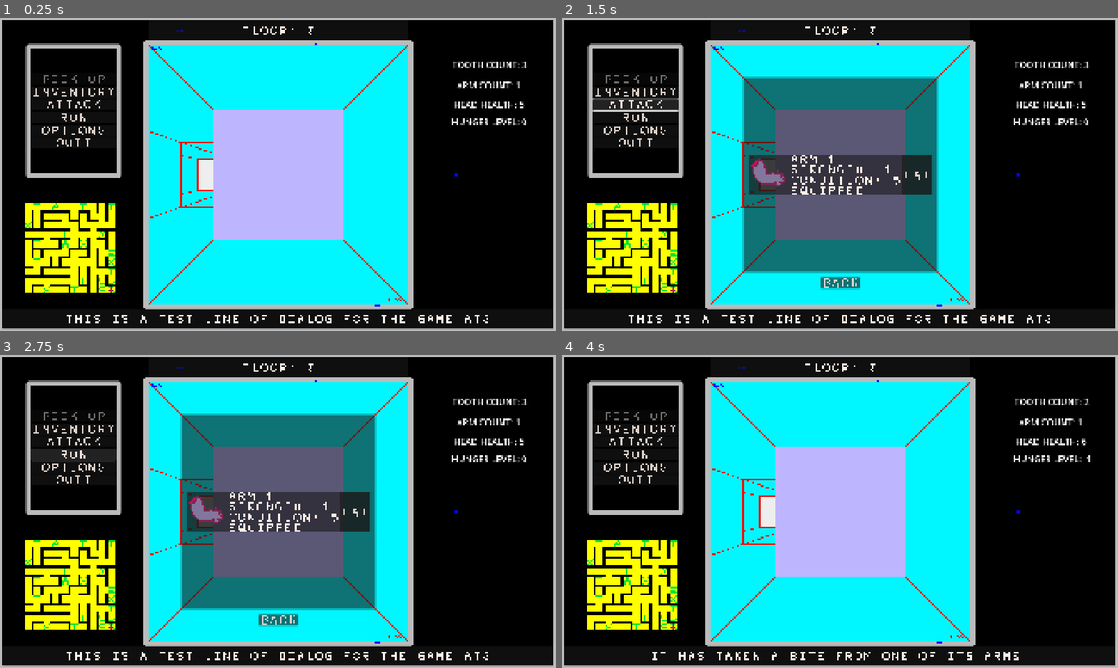
Above: before the commit, frames 1-4 (two rows, left to right).
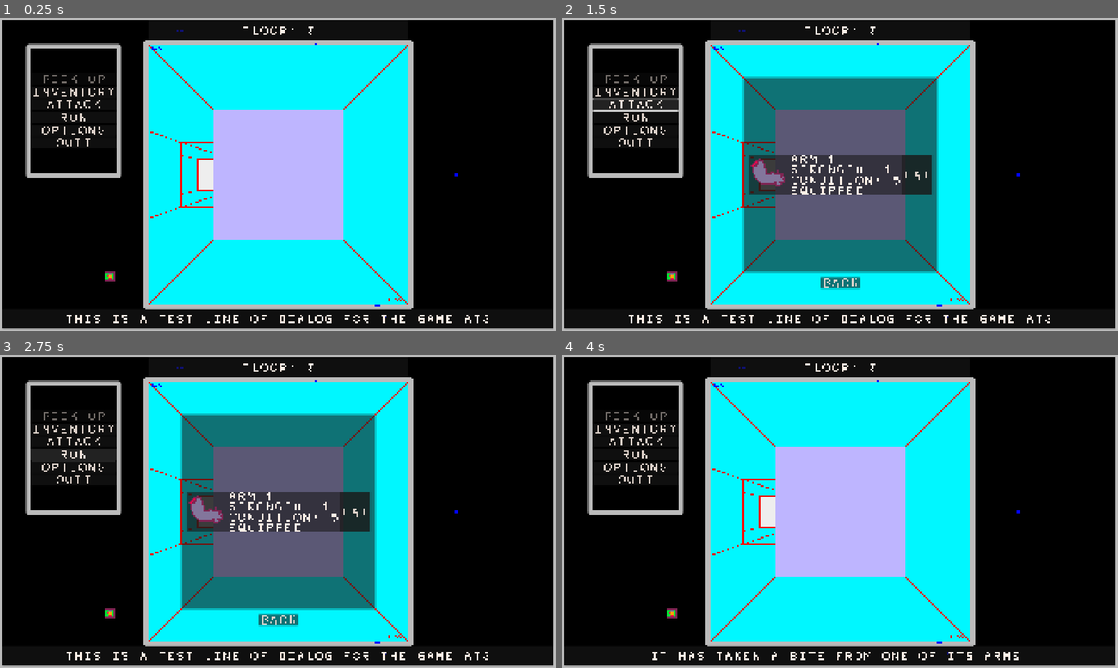
Above: after the commit, the same moments.

Repository: sym-z/arm-to-the-teeth
Game: Godot game, scene res://scenes/testing_level/testing_level.tscn
Two runs of this game, one before a commit and one after it. Both use one fixed random seed, a clock stepped at 60 frames per second and the inputs below. The project has no main scene, so this scene is started directly.
Inputs:
- Up to frame 1 (0.25 s): no input
- Up to frame 2 (1.5 s): click "INVENTORY" at 0.5 s; click "ATTACK" at 1.25 s
- Up to frame 3 (2.75 s): click "RUN" at 2 s
- Up to frame 4 (4 s): click "EAT" at 2.75 s; click "BACK" at 3.5 s

The runs differ from the first frame. In frame 1, 4.2% of the frame differs, in the area x 4-95%, y 14-88%; in frame 2, 4.2%; in frame 3, 4.2%; in frame 4, 4.2%.

Commit message:
Mini map revealed as player moves, UI style refinement
Changed the UI members to have a CanvasLayer parent, working on making the UI look consistent

Diff:
--- /dev/null
+++ b/src/assets/visual/ui/mini_map/mini_map_player_sprite_frames.tres
@@ -0,0 +1,39 @@
+[gd_resource type="SpriteFrames" load_steps=6 format=3 uid="uid://caihvt45cbg4i"]
+
+[ext_resource type="Texture2D" uid="uid://vv3pw35sjro" path="res://assets/visual/ui/mini_map/mini_map_player.png" id="1_lw55b"]
+
+[sub_resource type="AtlasTexture" id="AtlasTexture_ikjud"]
+atlas = ExtResource("1_lw55b")
+region = Rect2(0, 0, 8, 8)
+
+[sub_resource type="AtlasTexture" id="AtlasTexture_vsvfr"]
+atlas = ExtResource("1_lw55b")
+region = Rect2(8, 0, 8, 8)
+
+[sub_resource type="AtlasTexture" id="AtlasTexture_0puht"]
+atlas = ExtResource("1_lw55b")
+region = Rect2(16, 0, 8, 8)
+
+[sub_resource type="AtlasTexture" id="AtlasTexture_caq2a"]
+atlas = ExtResource("1_lw55b")
+region = Rect2(24, 0, 8, 8)
+
+[resource]
+animations = [{
+"frames": [{
+"duration": 1.0,
+"texture": SubResource("AtlasTexture_ikjud")
+}, {
+"duration": 1.0,
+"texture": SubResource("AtlasTexture_vsvfr")
+}, {
+"duration": 1.0,
+"texture": SubResource("AtlasTexture_0puht")
+}, {
+"duration": 1.0,
+"texture": SubResource("AtlasTexture_caq2a")
+}],
+"loop": true,
+"name": &"default",
+"speed": 5.0
+}]
--- /dev/null
+++ b/src/assets/visual/ui/mini_map/mini_map_tile_sprite_frames.tres
@@ -0,0 +1,123 @@
+[gd_resource type="SpriteFrames" load_steps=18 format=3 uid="uid://d166pw3cu8q7h"]
+
+[ext_resource type="Texture2D" uid="uid://dbwj7wd8uddcg" path="res://assets/visual/ui/mini_map/mini_map_visualizer.png" id="1_xeqeo"]
+
+[sub_resource type="AtlasTexture" id="AtlasTexture_qt86i"]
+atlas = ExtResource("1_xeqeo")
+region = Rect2(0, 0, 8, 8)
+
+[sub_resource type="AtlasTexture" id="AtlasTexture_ck28b"]
+atlas = ExtResource("1_xeqeo")
+region = Rect2(8, 0, 8, 8)
+
+[sub_resource type="AtlasTexture" id="AtlasTexture_bjtcq"]
+atlas = ExtResource("1_xeqeo")
+region = Rect2(16, 0, 8, 8)
+
+[sub_resource type="AtlasTexture" id="AtlasTexture_27wx2"]
+atlas = ExtResource("1_xeqeo")
+region = Rect2(24, 0, 8, 8)
+
+[sub_resource type="AtlasTexture" id="AtlasTexture_i315u"]
+atlas = ExtResource("1_xeqeo")
+region = Rect2(32, 0, 8, 8)
+
+[sub_resource type="AtlasTexture" id="AtlasTexture_w17gp"]
+atlas = ExtResource("1_xeqeo")
+region = Rect2(40, 0, 8, 8)
+
+[sub_resource type="AtlasTexture" id="AtlasTexture_os1l4"]
+atlas = ExtResource("1_xeqeo")
+region = Rect2(48, 0, 8, 8)
+
+[sub_resource type="AtlasTexture" id="AtlasTexture_gb300"]
+atlas = ExtResource("1_xeqeo")
+region = Rect2(56, 0, 8, 8)
+
+[sub_resource type="AtlasTexture" id="AtlasTexture_6iwff"]
+atlas = ExtResource("1_xeqeo")
+region = Rect2(64, 0, 8, 8)
+
+[sub_resource type="AtlasTexture" id="AtlasTexture_ggnms"]
+atlas = ExtResource("1_xeqeo")
+region = Rect2(72, 0, 8, 8)
+
+[sub_resource type="AtlasTexture" id="AtlasTexture_11tap"]
+atlas = ExtResource("1_xeqeo")
+region = Rect2(80, 0, 8, 8)
+
+[sub_resource type="AtlasTexture" id="AtlasTexture_a587f"]
+atlas = ExtResource("1_xeqeo")
+region = Rect2(88, 0, 8, 8)
+
+[sub_resource type="AtlasTexture" id="AtlasTexture_voxdc"]
+atlas = ExtResource("1_xeqeo")
+region = Rect2(96, 0, 8, 8)
+
+[sub_resource type="AtlasTexture" id="AtlasTexture_oy5mi"]
+atlas = ExtResource("1_xeqeo")
+region = Rect2(104, 0, 8, 8)
+
+[sub_resource type="AtlasTexture" id="AtlasTexture_dubiv"]
+atlas = ExtResource("1_xeqeo")
+region = Rect2(112, 0, 8, 8)
+
+[sub_resource type="AtlasTexture" id="AtlasTexture_ijyy1"]
+atlas = ExtResource("1_xeqeo")
+region = Rect2(120, 0, 8, 8)
+
+[resource]
+animations = [{
+"frames": [{
+"duration": 1.0,
+"texture": SubResource("AtlasTexture_qt86i")
+}, {
+"duration": 1.0,
+"texture": SubResource("AtlasTexture_ck28b")
+}, {
+"duration": 1.0,
+"texture": SubResource("AtlasTexture_bjtcq")
+}, {
+"duration": 1.0,
+"texture": SubResource("AtlasTexture_27wx2")
+}, {
+"duration": 1.0,
+"texture": SubResource("AtlasTexture_i315u")
+}, {
+"duration": 1.0,
+"texture": SubResource("AtlasTexture_w17gp")
+}, {
+"duration": 1.0,
+"texture": SubResource("AtlasTexture_os1l4")
+}, {
+"duration": 1.0,
+"texture": SubResource("AtlasTexture_gb300")
+}, {
+"duration": 1.0,
+"texture": SubResource("AtlasTexture_6iwff")
+}, {
+"duration": 1.0,
+"texture": SubResource("AtlasTexture_ggnms")
+}, {
+"duration": 1.0,
+"texture": SubResource("AtlasTexture_11tap")
+}, {
+"duration": 1.0,
+"texture": SubResource("AtlasTexture_a587f")
+}, {
+"duration": 1.0,
+"texture": SubResource("AtlasTexture_voxdc")
+}, {
+"duration": 1.0,
+"texture": SubResource("AtlasTexture_oy5mi")
+}, {
+"duration": 1.0,
+"texture": SubResource("AtlasTexture_dubiv")
+}, {
+"duration": 1.0,
+"texture": SubResource("AtlasTexture_ijyy1")
+}],
+"loop": true,
+"name": &"default",
+"speed": 5.0
+}]
--- /dev/null
+++ b/src/prefabs/ui/mini_map/mini_map.gd
@@ -0,0 +1,115 @@
+extends Node2D
+
+@export var root_ui : Node
+var player : Node
+var map : Node
+
+const MINI_MAP_TILE_SIZE = 8
+
+var tiles : Dictionary[Vector2i, Sprite2D]
+var icons : Dictionary[Vector2i, Sprite2D]
+
+var mini_map_tiles : SpriteFrames = preload("uid://d166pw3cu8q7h")
+var player_sprite_frames : SpriteFrames = preload("uid://caihvt45cbg4i")
+var exit_icon : Texture2D = preload("uid://blc81w30jdjnu")
+var spawn_icon : Texture2D = preload("uid://pgdh165ysjky")
+var arm_icon : Texture2D = preload("uid://dwjsemtnijkgq")
+var tooth_icon : Texture2D = preload("uid://dtkpc7daktc22")
+var enemy_icon : Texture2D = preload("uid://cgqod4fxuhk7i")
+var player_sprite : Sprite2D
+
+signal mini_map_ready
+# Called when the node enters the scene tree for the first time.
+func _ready():
+	player = root_ui.player
+	map = root_ui.map
+	print(map)
+	player.connect("change_facing", player_direction_refresh)
+	player.connect("change_position", player_position_refresh)
+	player.connect("item_picked_up", item_picked_up)
+	map.connect("map_filled", create_visualization)
+	map.connect("level_clear", clear_visualization)
+	mini_map_ready.emit()
+
+# Called every frame. 'delta' is the elapsed time since the previous frame.
+func _process(delta):
+	pass
+## Converts bitwise representation of walls to a frame in the SpriteFrames object
+func int_to_sprite(walls : int) -> Texture2D:
+	return mini_map_tiles.get_frame_texture("default", walls)
+
+func create_visualization():
+	print("POGGY")
+	var world_map : Dictionary[Vector2i,Cell] = map.world_map
+	for key in world_map.keys():
+		var curr_texture : Texture2D = int_to_sprite(world_map[key].walls_to_int())
+		var curr_sprite : Sprite2D = Sprite2D.new()
+		curr_sprite.texture = curr_texture
+		curr_sprite.position = Vector2(world_map[key].position.x*MINI_MAP_TILE_SIZE,world_map[key].position.y*MINI_MAP_TILE_SIZE)
+		if world_map[key].contents != Cell.TYPE.EMPTY:
+			# Overlay proper mini icon on map
+			var icon_sprite : Sprite2D = Sprite2D.new()
+			match world_map[key].contents:
+				Cell.TYPE.EXIT:
+					icon_sprite.texture = exit_icon
+					# Assign this sprite to be owned at the position of the cell it is meant to represent
+					icons[world_map[key].position] = icon_sprite
+				Cell.TYPE.SPAWN:
+					icon_sprite.texture = spawn_icon
+					icons[world_map[key].position] = icon_sprite
+				Cell.TYPE.ARM:
+					icon_sprite.texture = arm_icon
+					icons[world_map[key].position] = icon_sprite
+				Cell.TYPE.TOOTH:
+					icon_sprite.texture = tooth_icon
+					icons[world_map[key].position] = icon_sprite
+				Cell.TYPE.ENEMY:
+					icon_sprite.texture = enemy_icon
+					icons[world_map[key].position] = icon_sprite
+			curr_sprite.add_child(icon_sprite)
+		# Hide this sprite until it is walked on!
+		curr_sprite.visible = false
+		tiles[key] = curr_sprite
+		add_child(curr_sprite)
+	place_player()
+
+func clear_visualization():
+	tiles.clear()
+	icons.clear()
+	for child in get_children():
+		child.call_deferred("queue_free")
+
+
+func place_player():
+	player_sprite = Sprite2D.new()
+	player_position_refresh()
+	player_direction_refresh()
+	add_child(player_sprite)
+
+
+func item_picked_up():
+	# Free the sprite from memory
+	icons[player.position].call_deferred("queue_free")
+	# Erase its reference in the icons Dictionary
+	icons.erase(player.position)
+
+func reveal_tile(loc : Vector2i):
+	tiles[loc].visible = true
+	if icons.has(loc):
+		icons[loc].visible = true
+
+func player_position_refresh():
+	player_sprite.position = Vector2i(player.position.x*MINI_MAP_TILE_SIZE,player.position.y*MINI_MAP_TILE_SIZE)
+	# Reveal part of map here
+	reveal_tile(player.position)
+
+func player_direction_refresh():
+	match player.facing:
+		Globals.NORTH:
+			player_sprite.texture = player_sprite_frames.get_frame_texture("default", 0)
+		Globals.SOUTH:
+			player_sprite.texture = player_sprite_frames.get_frame_texture("default", 1)
+		Globals.WEST:
+			player_sprite.texture = player_sprite_frames.get_frame_texture("default", 2)
+		Globals.EAST:
+			player_sprite.texture = player_sprite_frames.get_frame_texture("default", 3)
--- /dev/null
+++ b/src/prefabs/ui/mini_map/mini_map.tscn
@@ -0,0 +1,6 @@
+[gd_scene load_steps=2 format=3 uid="uid://c2f1a8763qesj"]
+
+[ext_resource type="Script" uid="uid://gvho0fo8hbp5" path="res://prefabs/ui/mini_map/mini_map.gd" id="1_1vaeb"]
+
+[node name="Mini Map" type="Node2D"]
+script = ExtResource("1_1vaeb")
--- a/src/prefabs/ui/ui.gd
+++ b/src/prefabs/ui/ui.gd
@@ -41,6 +41,9 @@
 
 @export_category("Viewport Header")
 @export var viewport_header_label : RichTextLabel
+
+@export_category("Mini Map")
+@export var mini_map : Node2D
 func _ready():
 	Log.connect("new_log", update_log_line)
 	Log.connect("new_log", update_full_log)
@@ -63,6 +66,10 @@
 	for i in range(player.arm_inventory.size()):
 		add_arm_to_inventory(player.arm_inventory[i], i+1)
 
+#region Mini Map
+func _on_mini_map_mini_map_ready():
+	mini_map.create_visualization()
+#endregion
 # Called every frame. 'delta' is the elapsed time since the previous frame.
 func _process(delta):
 	pass
--- a/src/prefabs/ui/ui.tscn
+++ b/src/prefabs/ui/ui.tscn
@@ -7,15 +7,18 @@
 [ext_resource type="Theme" uid="uid://damqods5iq1r8" path="res://themes/context_menu/margin_container/button/context_menu_button_theme.tres" id="4_htiv7"]
 [ext_resource type="Theme" uid="uid://bn3i6d6cugm34" path="res://themes/context_menu/margin_container/button/context_menu_disablable_button_theme.tres" id="5_cllw1"]
 [ext_resource type="Theme" uid="uid://b4r4mirjty34t" path="res://themes/inventory/inventory_margin_container_theme.tres" id="6_mbf2n"]
+[ext_resource type="Theme" uid="uid://divs5bmwsxsso" path="res://themes/temp_labels/temporary_labels.tres" id="7_1is0v"]
 [ext_resource type="Theme" uid="uid://cfkrwy0lnfu1n" path="res://themes/inventory/inventory_button.tres" id="7_lntee"]
 [ext_resource type="Theme" uid="uid://bikqjqnnew2tq" path="res://themes/log/log_line_label.tres" id="9_sidkk"]
 [ext_resource type="Theme" uid="uid://b0rwfmnijyt3u" path="res://themes/log/log_full_margin_container.tres" id="10_d8cmc"]
 [ext_resource type="PackedScene" uid="uid://dp85jko1wcurv" path="res://prefabs/ui/log_full_window/full_window_log_label.tscn" id="11_b6rlx"]
 [ext_resource type="Theme" uid="uid://dinequvservm1" path="res://themes/log/full_window_back_button.tres" id="12_b6rlx"]
+[ext_resource type="Theme" uid="uid://b4oi387uf7g0b" path="res://themes/log/full_window_panel_background.tres" id="12_hvfel"]
 [ext_resource type="Theme" uid="uid://casrwxgiyddvj" path="res://themes/viewport_header/viewport_header_margin_container.tres" id="13_xw6rm"]
 [ext_resource type="Theme" uid="uid://6j2no5j5cswb" path="res://themes/viewport_header/viewport_header_label.tres" id="14_gtvwi"]
-
-[node name="UI" type="CanvasLayer" node_paths=PackedStringArray("pickup_button", "inventory_button", "attack_button", "run_button", "options_button", "quit_button", "tooth_label", "arm_label", "head_label", "hunger_label", "inventory_container", "item_container", "inv_back_button", "log_line_label", "full_log_container", "full_log_window_container", "full_log_scroller", "full_log_back_button", "viewport_header_label")]
+[ext_resource type="PackedScene" uid="uid://c2f1a8763qesj" path="res://prefabs/ui/mini_map/mini_map.tscn" id="15_gtvwi"]
+
+[node name="UI" type="CanvasLayer" node_paths=PackedStringArray("pickup_button", "inventory_button", "attack_button", "run_button", "options_button", "quit_button", "tooth_label", "arm_label", "head_label", "hunger_label", "inventory_container", "item_container", "inv_back_button", "log_line_label", "full_log_container", "full_log_window_container", "full_log_scroller", "full_log_back_button", "viewport_header_label", "mini_map")]
 script = ExtResource("1_gxjsb")
 pickup_button = NodePath("Context Menu/Button Container/Pick Up")
 inventory_button = NodePath("Context Menu/Button Container/Inventory")
@@ -23,10 +26,10 @@
 run_button = NodePath("Context Menu/Button Container/Run")
 options_button = NodePath("Context Menu/Button Container/Options")
 quit_button = NodePath("Context Menu/Button Container/Quit")
-tooth_label = NodePath("TEMP TEETH")
-arm_label = NodePath("TEMP ARMS")
-head_label = NodePath("TEMP HEAD")
-hunger_label = NodePath("TEMP HUNGER")
+tooth_label = NodePath("Temporary Labels/TEMP TEETH")
+arm_label = NodePath("Temporary Labels/TEMP ARMS")
+head_label = NodePath("Temporary Labels/TEMP HEAD")
+hunger_label = NodePath("Temporary Labels/TEMP HUNGER")
 inventory_container = NodePath("Inventory/Inventory Window")
 item_container = NodePath("Inventory/Inventory Window/Item Container")
 inv_back_button = NodePath("Inventory/Back Button")
@@ -36,6 +39,7 @@
 full_log_scroller = NodePath("Log/Log Full Window/ScrollContainer")
 full_log_back_button = NodePath("Log/Full Window Back Button")
 viewport_header_label = NodePath("Viewport Header Container/Viewport Header Label")
+mini_map = NodePath("Mini Map")
 
 [node name="Background" type="TextureRect" parent="."]
 offset_right = 40.0
@@ -91,42 +95,45 @@
 theme = ExtResource("5_cllw1")
 text = "QUIT"
 
-[node name="TEMP TEETH" type="Label" parent="."]
-offset_left = 1561.0
-offset_top = 139.0
-offset_right = 1601.0
-offset_bottom = 162.0
-theme_override_font_sizes/font_size = 31
+[node name="Temporary Labels" type="CanvasLayer" parent="."]
+
+[node name="TEMP TEETH" type="Label" parent="Temporary Labels"]
+offset_left = 1437.0
+offset_top = 144.0
+offset_right = 1885.0
+offset_bottom = 188.0
+theme = ExtResource("7_1is0v")
 text = "TOOTH COUNT: X"
 horizontal_alignment = 1
 
-[node name="TEMP ARMS" type="Label" parent="."]
-offset_left = 1576.0
-offset_top = 210.0
-offset_right = 1691.0
-offset_bottom = 233.0
-theme_override_font_sizes/font_size = 31
+[node name="TEMP ARMS" type="Label" parent="Temporary Labels"]
+offset_left = 1452.0
+offset_top = 215.0
+offset_right = 1836.0
+offset_bottom = 259.0
+theme = ExtResource("7_1is0v")
 text = "ARM COUNT: X"
 
-[node name="TEMP HEAD" type="Label" parent="."]
-offset_left = 1565.0
-offset_top = 276.0
-offset_right = 1811.0
-offset_bottom = 320.0
-theme_override_font_sizes/font_size = 31
+[node name="TEMP HEAD" type="Label" parent="Temporary Labels"]
+offset_left = 1441.0
+offset_top = 281.0
+offset_right = 1889.0
+offset_bottom = 325.0
+theme = ExtResource("7_1is0v")
 text = "HEAD HEALTH: X"
 
-[node name="TEMP HUNGER" type="Label" parent="."]
-offset_left = 1558.0
-offset_top = 336.0
-offset_right = 1819.0
-offset_bottom = 380.0
-theme_override_font_sizes/font_size = 31
+[node name="TEMP HUNGER" type="Label" parent="Temporary Labels"]
+offset_left = 1434.0
+offset_top = 341.0
+offset_right = 1914.0
+offset_bottom = 385.0
+theme = ExtResource("7_1is0v")
 text = "HUNGER LEVEL: X"
 
-[node name="Inventory" type="Node" parent="."]
+[node name="Inventory" type="CanvasLayer" parent="."]
 
 [node name="Inventory Window" type="MarginContainer" parent="Inventory"]
+visible = false
 anchors_preset = 15
 anchor_right = 1.0
 anchor_bottom = 1.0
@@ -143,11 +150,8 @@
 layout_mode = 2
 alignment = 1
 
-[node name="Arm List Top" type="Node" parent="Inventory/Inventory Window/Item Container"]
-
-[node name="Arm List Bottom" type="Node" parent="Inventory/Inventory Window/Item Container"]
-
 [node name="Back Button" type="Button" parent="Inventory"]
+visible = false
 offset_left = 892.0
 offset_top = 893.0
 offset_right = 1028.0
@@ -157,7 +161,7 @@
 theme = ExtResource("7_lntee")
 text = "BACK"
 
-[node name="Log" type="Node" parent="."]
+[node name="Log" type="CanvasLayer" parent="."]
 
 [node name="Log Line Window" type="PanelContainer" parent="Log"]
 offset_left = 7.0
@@ -177,6 +181,7 @@
 vertical_alignment = 1
 
 [node name="Log Full Window" type="MarginContainer" parent="Log"]
+visible = false
 anchors_preset = 15
 anchor_right = 1.0
 anchor_bottom = 1.0
@@ -188,6 +193,7 @@
 [node name="Full Window Background" type="Panel" parent="Log/Log Full Window"]
 layout_mode = 2
 mouse_filter = 2
+theme = ExtResource("12_hvfel")
 
 [node name="ScrollContainer" type="ScrollContainer" parent="Log/Log Full Window"]
 layout_mode = 2
@@ -201,6 +207,7 @@
 layout_mode = 2
 
 [node name="Full Window Back Button" type="Button" parent="Log"]
+visible = false
 offset_left = 893.0
 offset_top = 944.0
 offset_right = 1029.0
@@ -228,8 +235,14 @@
 horizontal_alignment = 1
 vertical_alignment = 1
 
+[node name="Mini Map" parent="." node_paths=PackedStringArray("root_ui") instance=ExtResource("15_gtvwi")]
+position = Vector2(91, 602)
+scale = Vector2(4, 4)
+root_ui = NodePath("..")
+
 [connection signal="pressed" from="Context Menu/Button Container/Pick Up" to="." method="_on_pick_up_pressed"]
 [connection signal="pressed" from="Context Menu/Button Container/Inventory" to="." method="_on_inventory_pressed"]
 [connection signal="pressed" from="Inventory/Back Button" to="." method="_on_back_button_pressed"]
 [connection signal="gui_input" from="Log/Log Line Window" to="." method="_on_log_line_window_gui_input"]
 [connection signal="pressed" from="Log/Full Window Back Button" to="." method="_on_full_window_back_button_pressed"]
+[connection signal="mini_map_ready" from="Mini Map" to="." method="_on_mini_map_mini_map_ready"]
--- a/src/scenes/testing_level/testing_level.tscn
+++ b/src/scenes/testing_level/testing_level.tscn
@@ -9,7 +9,7 @@
 
 [node name="Testing Level" type="Node2D" node_paths=PackedStringArray("visualizer")]
 script = ExtResource("1_tt45j")
-visualizer = NodePath("Minimap Layer/Debug Visualizer")
+visualizer = NodePath("Debug Visualizer Layer/Debug Visualizer")
 
 [node name="Map" parent="." node_paths=PackedStringArray("player") instance=ExtResource("1_634d8")]
 player = NodePath("../Player")
@@ -27,29 +27,30 @@
 player = NodePath("../Player")
 map = NodePath("../Map")
 
-[node name="Minimap Layer" type="CanvasLayer" parent="."]
+[node name="Debug Visualizer Layer" type="CanvasLayer" parent="."]
+visible = false
 
-[node name="Debug Visualizer" parent="Minimap Layer" node_paths=PackedStringArray("player", "map_node") instance=ExtResource("2_tt45j")]
+[node name="Debug Visualizer" parent="Debug Visualizer Layer" node_paths=PackedStringArray("player", "map_node") instance=ExtResource("2_tt45j")]
 position = Vector2(96, 650)
 scale = Vector2(4, 4)
 player = NodePath("../../Player")
 map_node = NodePath("../../Map")
 
 [connection signal="level_clear" from="Map" to="UI" method="_on_map_level_clear"]
-[connection signal="level_clear" from="Map" to="Minimap Layer/Debug Visualizer" method="_on_map_level_clear"]
+[connection signal="level_clear" from="Map" to="Debug Visualizer Layer/Debug Visualizer" method="_on_map_level_clear"]
 [connection signal="map_filled" from="Map" to="Dungeon Viewport" method="_on_map_map_filled"]
 [connection signal="map_filled" from="Map" to="UI" method="_on_map_map_filled"]
-[connection signal="map_filled" from="Map" to="Minimap Layer/Debug Visualizer" method="_on_map_map_filled"]
+[connection signal="map_filled" from="Map" to="Debug Visualizer Layer/Debug Visualizer" method="_on_map_map_filled"]
 [connection signal="map_generated" from="Map" to="." method="_on_map_map_generated"]
 [connection signal="map_generated" from="Map" to="Player" method="_on_map_map_generated"]
 [connection signal="map_generated" from="Map" to="Dungeon Viewport" method="_on_map_map_generated"]
 [connection signal="change_facing" from="Player" to="Dungeon Viewport" method="_on_player_change_facing"]
-[connection signal="change_facing" from="Player" to="Minimap Layer/Debug Visualizer" method="_on_player_change_facing"]
+[connection signal="change_facing" from="Player" to="Debug Visualizer Layer/Debug Visualizer" method="_on_player_change_facing"]
 [connection signal="change_position" from="Player" to="Dungeon Viewport" method="_on_player_change_position"]
-[connection signal="change_position" from="Player" to="Minimap Layer/Debug Visualizer" method="_on_player_change_position"]
+[connection signal="change_position" from="Player" to="Debug Visualizer Layer/Debug Visualizer" method="_on_player_change_position"]
 [connection signal="hunger_ticked" from="Player" to="UI" method="_on_player_hunger_ticked"]
 [connection signal="item_detected" from="Player" to="UI" method="_on_player_item_detected"]
 [connection signal="item_picked_up" from="Player" to="Dungeon Viewport" method="_on_player_item_picked_up"]
 [connection signal="item_picked_up" from="Player" to="UI" method="_on_player_item_picked_up"]
-[connection signal="item_picked_up" from="Player" to="Minimap Layer/Debug Visualizer" method="_on_player_item_picked_up"]
+[connection signal="item_picked_up" from="Player" to="Debug Visualizer Layer/Debug Visualizer" method="_on_player_item_picked_up"]
 [connection signal="player_spawned" from="Player" to="Map" method="_on_player_player_spawned"]
--- a/src/themes/context_menu/margin_container/Panel/context_menu_panel_theme.tres
+++ b/src/themes/context_menu/margin_container/Panel/context_menu_panel_theme.tres
@@ -1,6 +1,6 @@
 [gd_resource type="Theme" load_steps=2 format=3 uid="uid://c2mywnu4h8hvj"]
 
-[ext_resource type="StyleBox" uid="uid://m7rati33l4e6" path="res://Themes/context_menu/margin_container/Panel/context_menu_panel_stylebox.tres" id="1_l7mth"]
+[ext_resource type="StyleBox" uid="uid://m7rati33l4e6" path="res://themes/context_menu/margin_container/Panel/context_menu_panel_stylebox.tres" id="1_l7mth"]
 
 [resource]
 Panel/styles/panel = ExtResource("1_l7mth")
--- a/src/themes/log/full_window_back_button.tres
+++ b/src/themes/log/full_window_back_button.tres
@@ -1,7 +1,15 @@
-[gd_resource type="Theme" load_steps=2 format=3 uid="uid://dinequvservm1"]
+[gd_resource type="Theme" load_steps=3 format=3 uid="uid://dinequvservm1"]
 
 [ext_resource type="FontFile" uid="uid://d22avmrynvyyh" path="res://assets/visual/ui/ui_font_0.png" id="1_jlmu1"]
+
+[sub_resource type="StyleBoxFlat" id="StyleBoxFlat_jlmu1"]
+bg_color = Color(0, 0, 0, 1)
+border_width_left = 4
+border_width_top = 4
+border_width_right = 4
+border_width_bottom = 4
 
 [resource]
 Button/font_sizes/font_size = 32
 Button/fonts/font = ExtResource("1_jlmu1")
+Button/styles/normal = SubResource("StyleBoxFlat_jlmu1")
--- /dev/null
+++ b/src/themes/log/full_window_panel_background.tres
@@ -0,0 +1,6 @@
+[gd_resource type="Theme" load_steps=2 format=3 uid="uid://b4oi387uf7g0b"]
+
+[ext_resource type="StyleBox" uid="uid://by5qbnumofgns" path="res://themes/log/full_window_panel_background_stylebox.tres" id="1_4obrg"]
+
+[resource]
+Panel/styles/panel = ExtResource("1_4obrg")
--- /dev/null
+++ b/src/themes/log/full_window_panel_background_stylebox.tres
@@ -0,0 +1,17 @@
+[gd_resource type="StyleBoxFlat" format=3 uid="uid://by5qbnumofgns"]
+
+[resource]
+bg_color = Color(0, 0, 0, 1)
+border_width_left = 16
+border_width_top = 16
+border_width_right = 16
+border_width_bottom = 16
+border_color = Color(0.733333, 0.733333, 0.733333, 1)
+corner_radius_top_left = 8
+corner_radius_top_right = 8
+corner_radius_bottom_right = 8
+corner_radius_bottom_left = 8
+expand_margin_left = 16.0
+expand_margin_top = 16.0
+expand_margin_right = 16.0
+expand_margin_bottom = 16.0
--- /dev/null
+++ b/src/themes/temp_labels/temporary_labels.tres
@@ -0,0 +1,7 @@
+[gd_resource type="Theme" load_steps=2 format=3 uid="uid://divs5bmwsxsso"]
+
+[ext_resource type="FontFile" uid="uid://d22avmrynvyyh" path="res://assets/visual/ui/ui_font_0.png" id="1_ra7le"]
+
+[resource]
+Label/font_sizes/font_size = 32
+Label/fonts/font = ExtResource("1_ra7le")
Not shown, added: src/prefabs/ui/mini_map/mini_map.gd.uid
Not shown: 1 places in src/prefabs/ui/ui.tscn that only renumber resources
Not shown, changed: docs/DEVLOG.md
Not shown, changed: docs/TODO.md
